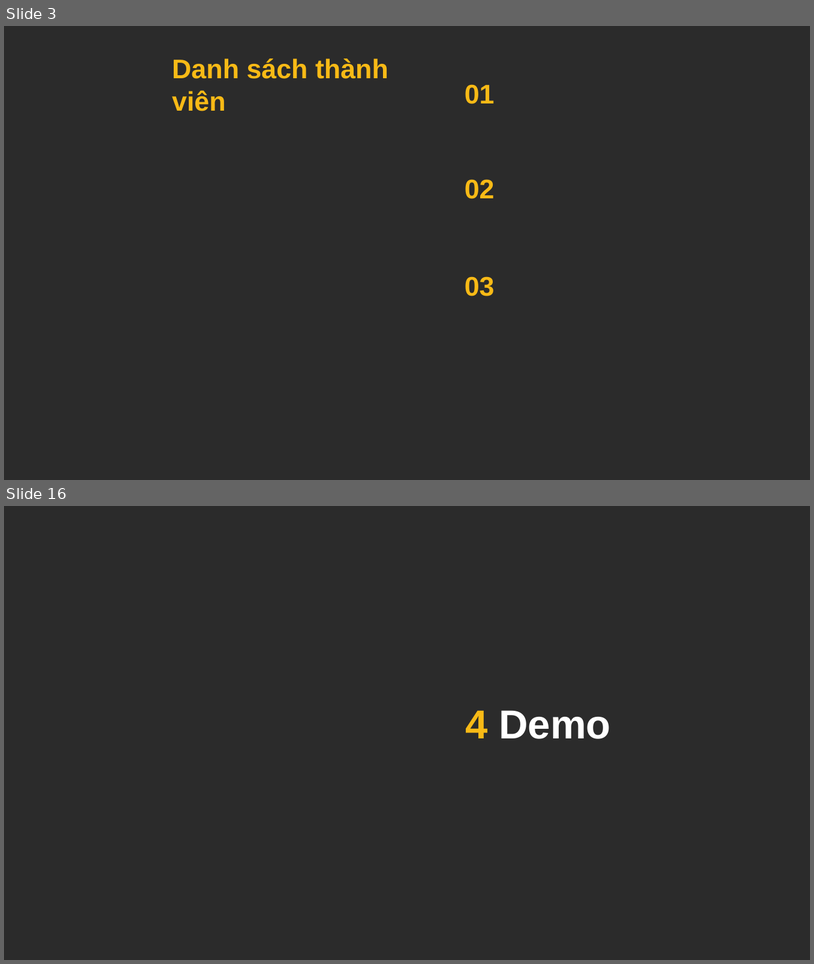
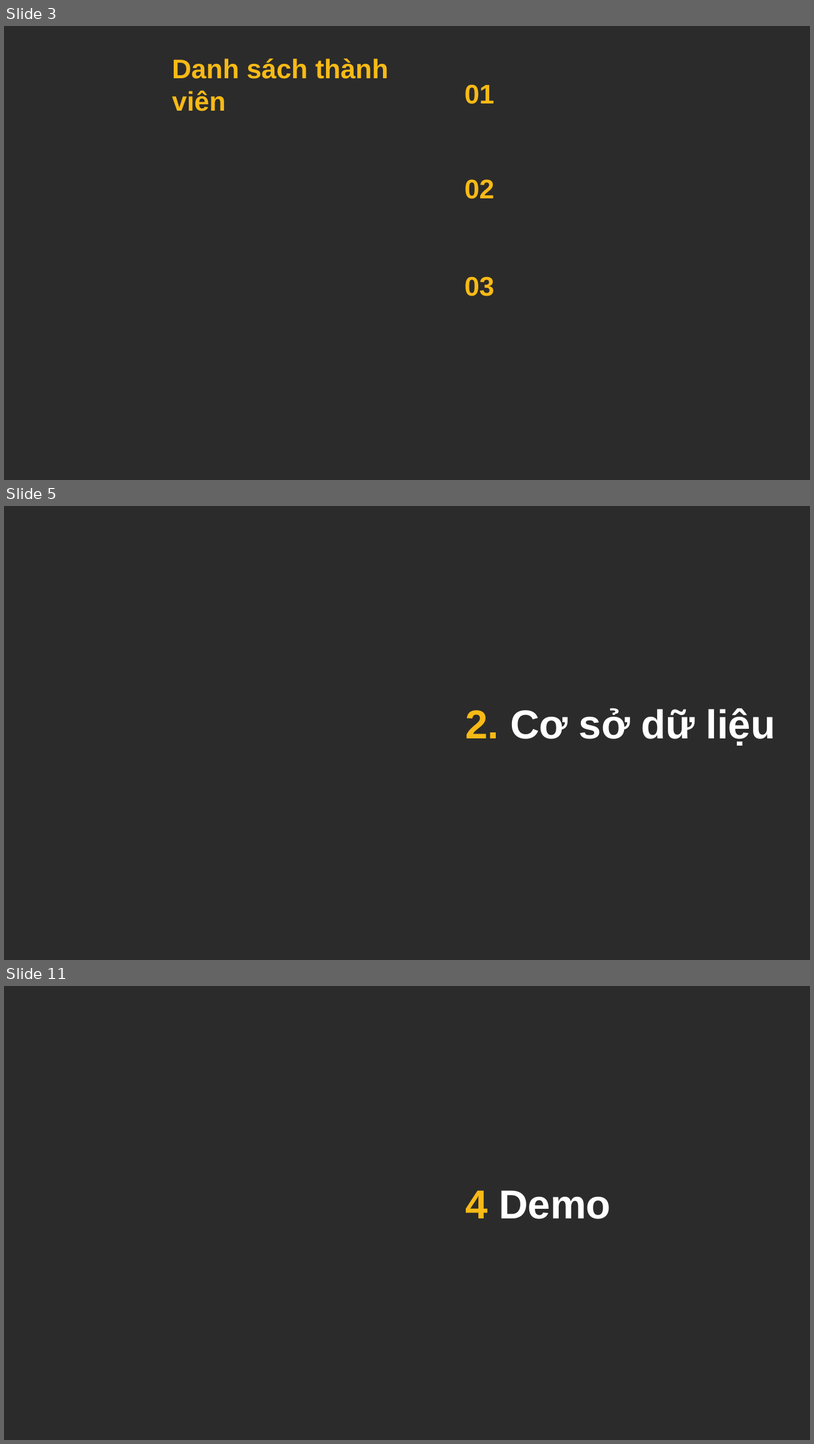
Before and after one commit to maxknowyou/npta, a slide deck: ThuyetTrinhBaoCaoMaNguonMo.pptx. Shown one above the other, each under a label of ours: slides 3 and 16 before the commit, slides 3, 5 and 11 after it; the slides between them are not shown. The pictures are 814x964 and 814x1444 pixels, drawn with LibreOffice and Linux fonts; fonts in the diff are those of the drawing; background and template pictures are left out; a plain dark background stands for a picture behind light text. Boxes give left, top, right and bottom in pixels: in the first picture for what was removed or moved away, otherwise in the second. Text is boxed around its words. In the diff, an @@ line names an element or a change of style, - is before the commit and + after.

```diff
--- a/ThuyetTrinhBaoCaoMaNguonMo.pptx
+++ b/ThuyetTrinhBaoCaoMaNguonMo.pptx
@@ slide 5 added at [4, 506, 810, 960], background picture (left out) @@
@@ text added at [465, 708, 776, 745], 48 pt, text #FFFFFF, bold @@
+2. Cơ sở dữ liệu
@@ what was slide 16 is now slide 11 @@
```
Also in this commit, not shown: 2 slides changed, 6 other slides added, 12 slides removed.
